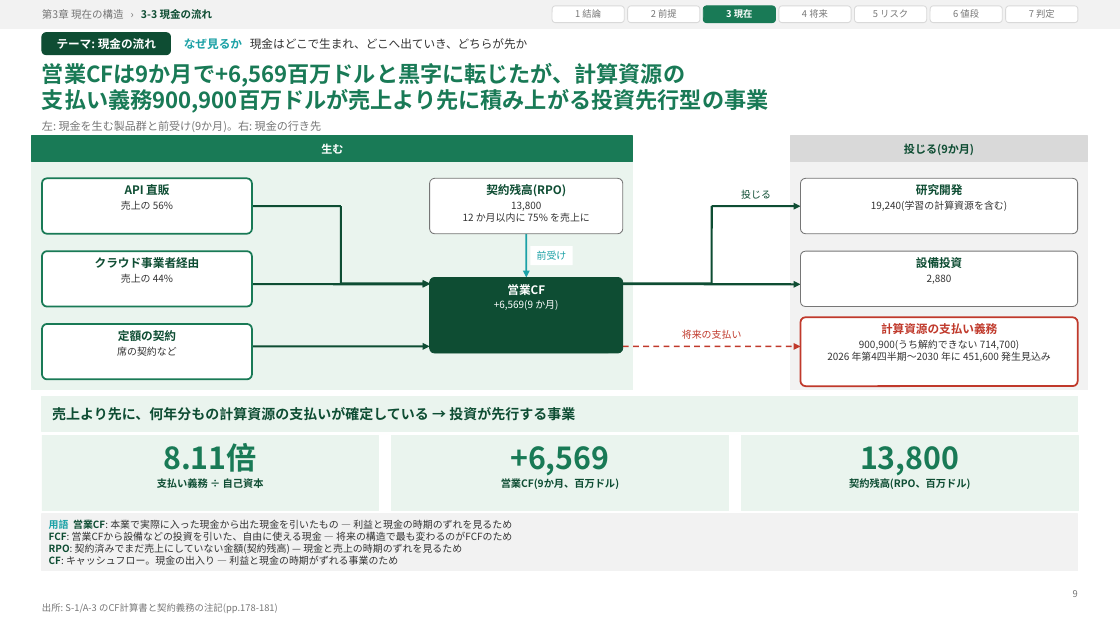
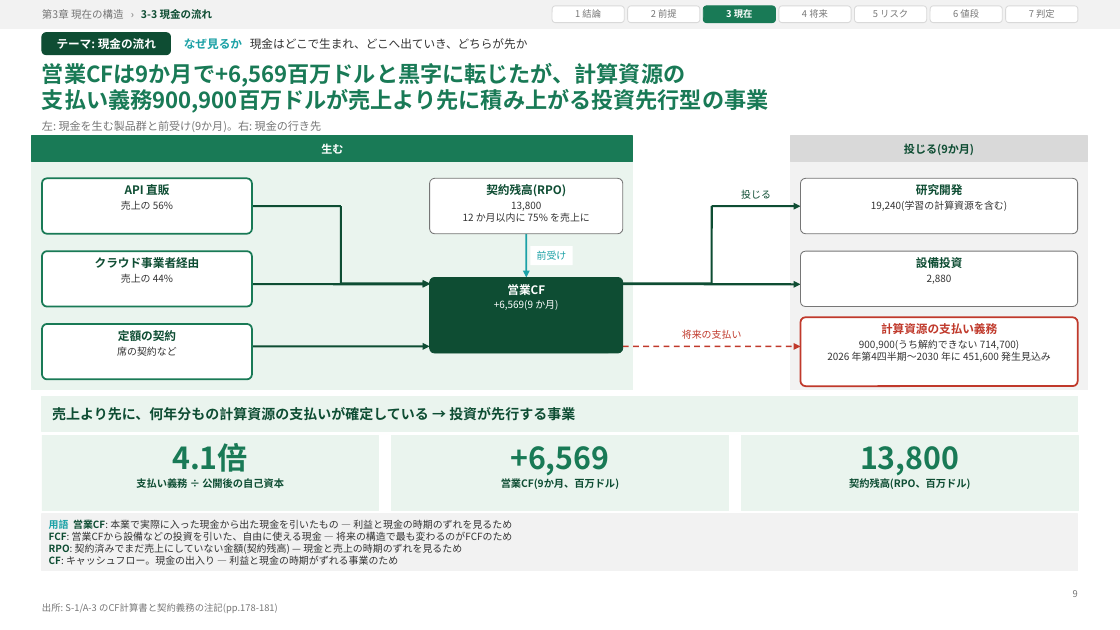
Before and after one commit to fzhmc9vmsh-creator/AI, a slide deck: slide 9 of work/ANT/deck/out/deck.pptx. Drawn at 1120x630 pixels with LibreOffice and Linux fonts; fonts in the diff are those of the drawing. Boxes give left, top, right and bottom in pixels: in the first picture for what was removed or moved away, otherwise in the second. Text is boxed around its words. In the diff, an @@ line names an element or a change of style, - is before the commit and + after.

```diff
--- a/work/ANT/deck/out/deck.pptx
+++ b/work/ANT/deck/out/deck.pptx
@@ text at (172,443,248,472): text changed @@
-8.11倍
+4.1倍
@@ text at (136,478,284,488): text changed @@
-支払い義務 ÷ 自己資本
+支払い義務 ÷ 公開後の自己資本
```
Also in this commit, not shown: 9 other slides changed, 32 other files.
